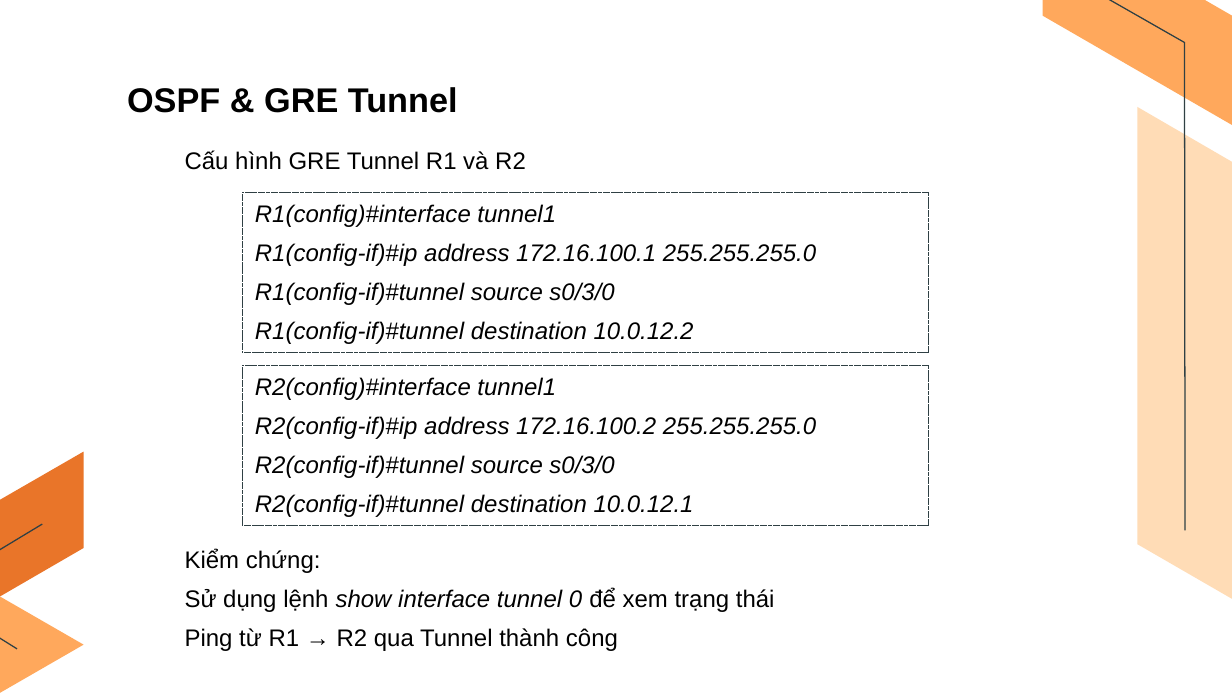
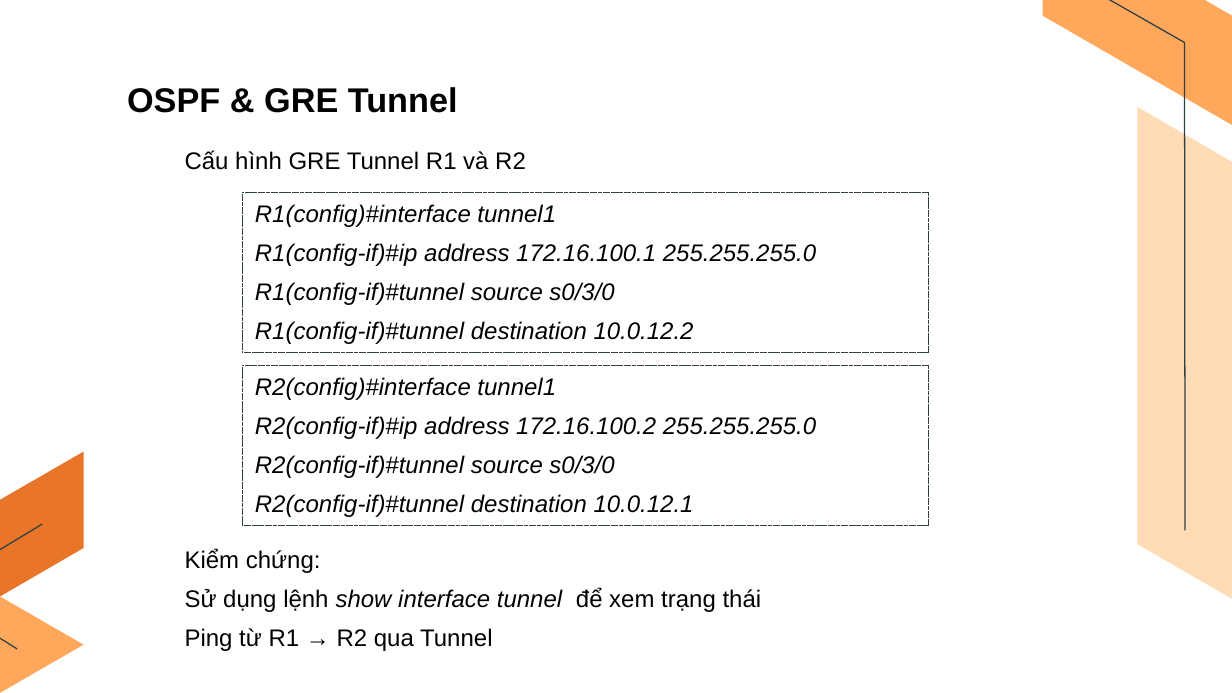
Before and after one commit to TrangThanhHieu/tn-da21ttb-110121023-trangthanhhieu-xaydungmohinhmangwanbaomattoiuuhieusuat-cpt, a slide deck: slide 22 of docs/110121023_TrangThanhHieu_Da21TTB.pptx. Drawn at 1232x693 pixels with LibreOffice and Linux fonts; fonts in the diff are those of the drawing. Boxes give left, top, right and bottom in pixels: in the first picture for what was removed or moved away, otherwise in the second. Text is boxed around its words. In the diff, an @@ line names an element or a change of style, - is before the commit and + after.

```diff
--- a/docs/110121023_TrangThanhHieu_Da21TTB.pptx
+++ b/docs/110121023_TrangThanhHieu_Da21TTB.pptx
@@ text at [185,588,762,651]: text changed @@
-Sử dụng lệnh show interface tunnel 0 để xem trạng thái
-Ping từ R1 → R2 qua Tunnel thành công
+Sử dụng lệnh show interface tunnel để xem trạng thái
+Ping từ R1 → R2 qua Tunnel
```
Also in this commit, not shown: 8 other slides changed, 3 other files.
